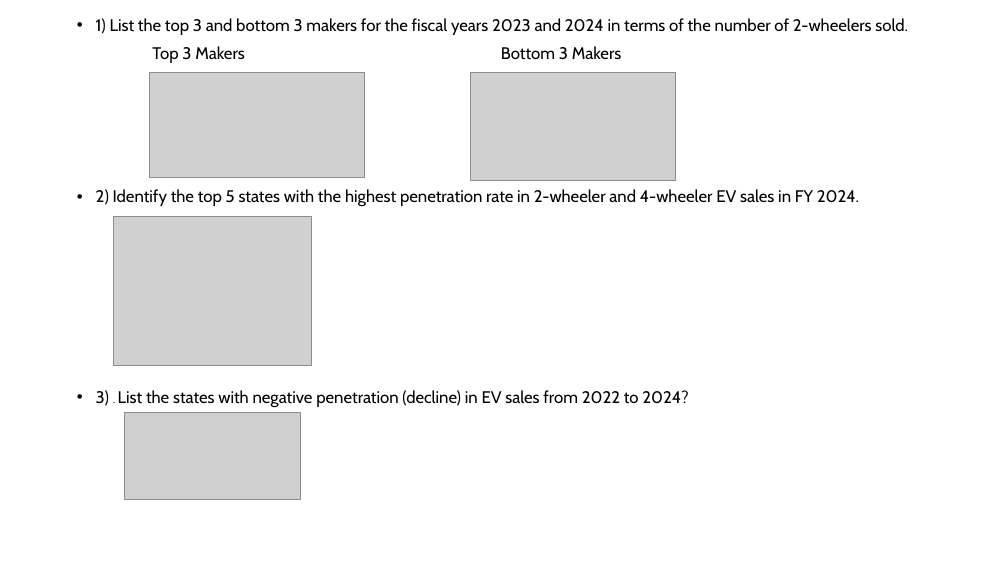
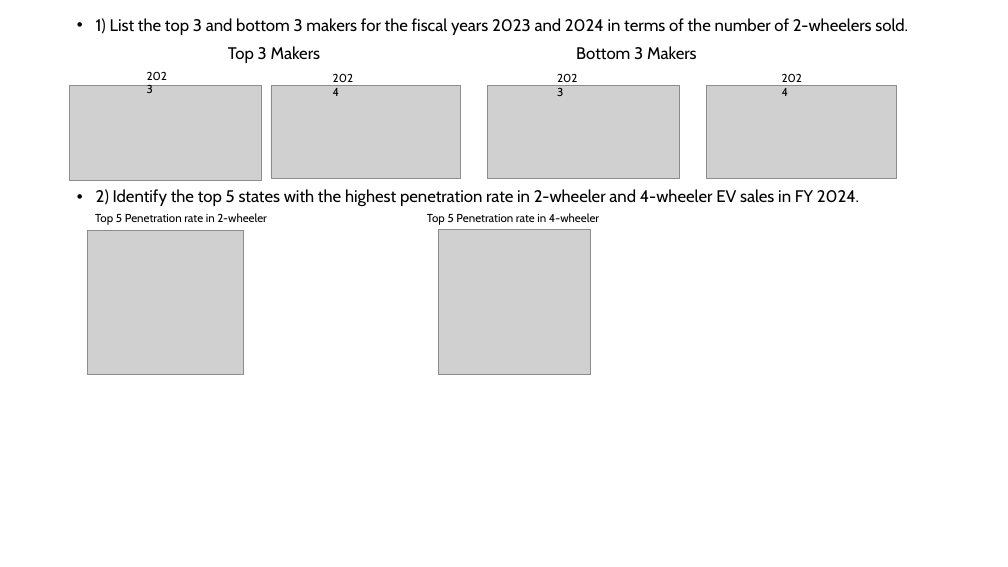
Before and after one commit to dinesh6351/Electric_Vehicle_Market_Analysis_for_AtliQ_Motors, a slide deck: slide 11 of ChallengePresentation1.pptx. Drawn at 1008x567 pixels with LibreOffice and Linux fonts; fonts in the diff are those of the drawing; grey boxes stand for pictures. Boxes give left, top, right and bottom in pixels: in the first picture for what was removed or moved away, otherwise in the second. Text is boxed around its words. In the diff, an @@ line names an element or a change of style, - is before the commit and + after.

```diff
--- a/ChallengePresentation1.pptx
+++ b/ChallengePresentation1.pptx
@@ picture added at [70,85,262,181] @@
@@ text added at [139,65,180,87], 11 pt, text #000000 @@
+2023
@@ picture removed at [150,73,364,178] @@
@@ picture added at [271,85,461,178] @@
@@ text added at [325,67,366,89], 11 pt, text #000000 @@
+2024
@@ picture: place and size @@
-picture at [470,73,675,181]
+picture at [488,85,680,178]
@@ text added at [550,67,591,89], 11 pt, text #000000 @@
+2023
@@ picture added at [706,85,897,178] @@
@@ text added at [774,67,815,89], 11 pt, text #000000 @@
+2024
@@ picture: place and size @@
-picture at [113,216,311,365]
+picture at [88,231,243,375]
@@ text added at [95,213,267,225], 11 pt, text #000000 @@
+Top 5 Penetration rate in 2-wheeler
@@ text added at [427,213,599,225], 11 pt, text #000000 @@
+Top 5 Penetration rate in 4-wheeler
@@ picture added at [439,229,591,375] @@
@@ text at [96,390,688,407]: paragraph removed @@
-• 3) . List the states with negative penetration (decline) in EV sales from 2022 to 2024?
@@ picture removed at [124,412,300,500] @@
```
Also in this commit, not shown: 7 other slides changed, 2 slides added, 1 slide removed, 15 other files.
